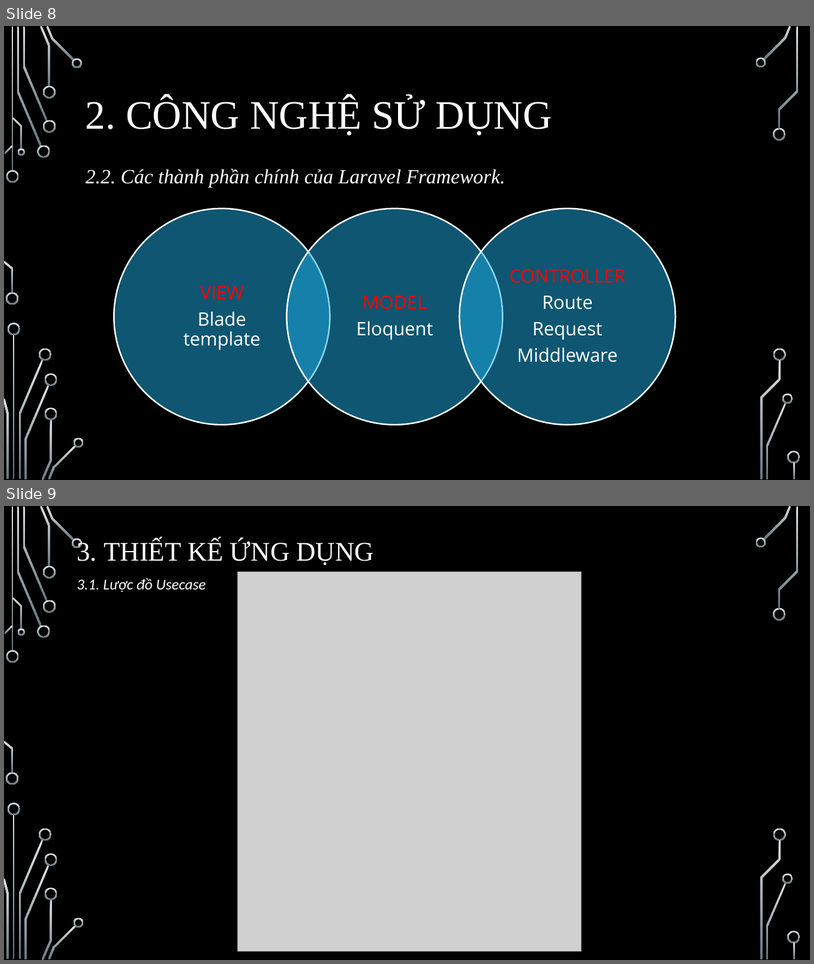
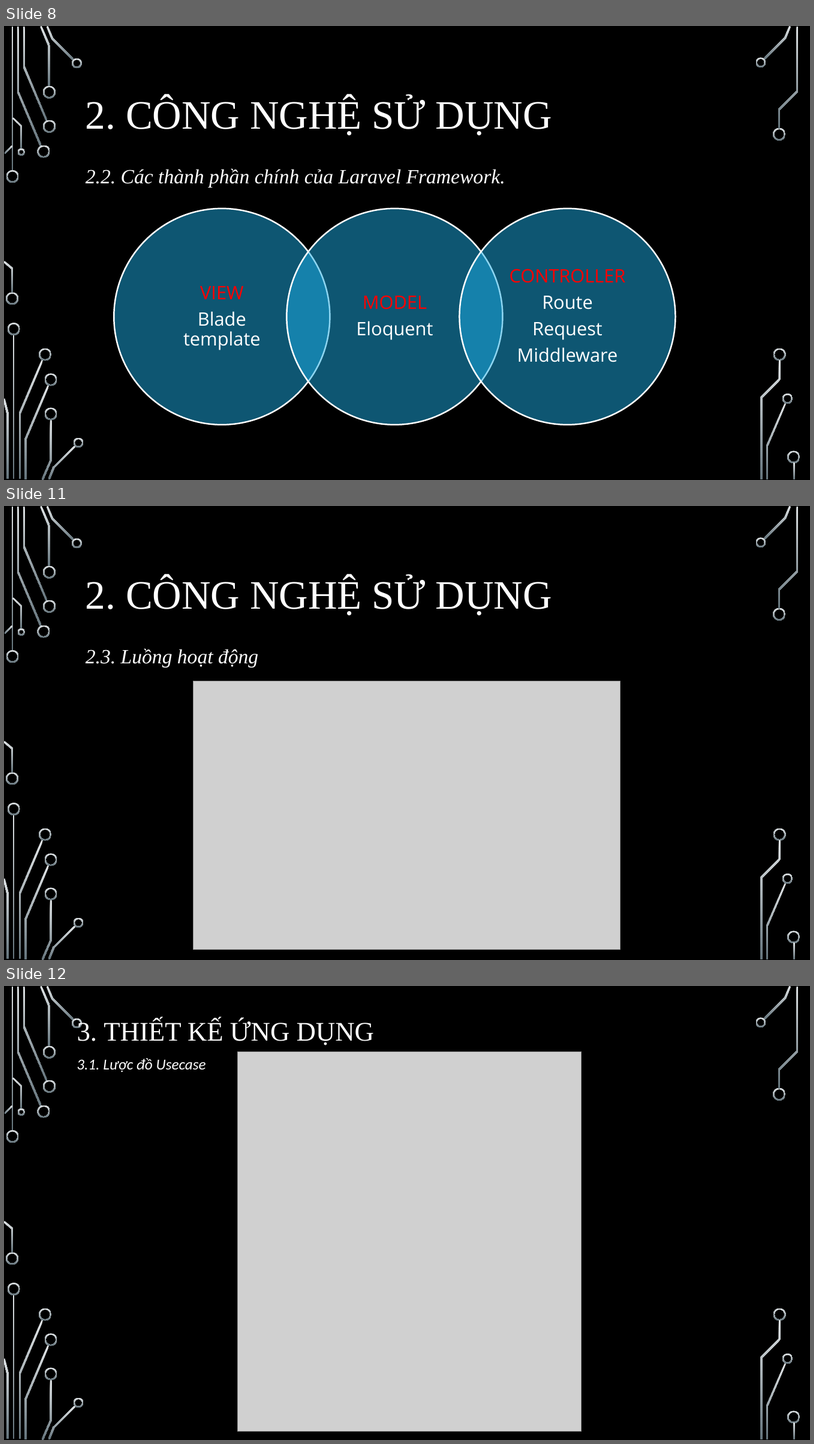
Before and after one commit to kiet1022/DoanHoiIT, a slide deck: FileBC/SlideBaoCaoVer2NotComplete.pptx. Shown one above the other, each under a label of ours: slides 8 and 9 before the commit, slides 8, 11 and 12 after it; the slides between them are not shown. The pictures are 814x964 and 814x1444 pixels, drawn with LibreOffice and Linux fonts; fonts in the diff are those of the drawing; grey boxes stand for pictures; background and template pictures are left out. Boxes give left, top, right and bottom in pixels: in the first picture for what was removed or moved away, otherwise in the second. Text is boxed around its words. In the diff, an @@ line names an element or a change of style, - is before the commit and + after.

```diff
--- a/FileBC/SlideBaoCaoVer2NotComplete.pptx
+++ b/FileBC/SlideBaoCaoVer2NotComplete.pptx
@@ slide 11 added at [4, 506, 810, 960], background picture (left out); not listed: 36 template elements that a slide beside it also shows @@
@@ title added at [86, 577, 552, 615], 48 pt, text #FFFFFF @@
+2. CÔNG NGHỆ SỬ DỤNG
@@ text added at [86, 648, 258, 667], 24 pt, text #FFFFFF, italic @@
+2.3. Luồng hoạt động
@@ picture added at [194, 681, 620, 949] @@
@@ what was slide 9 is now slide 12 @@
```
Also in this commit, not shown: 2 other slides added, 4 other files.
